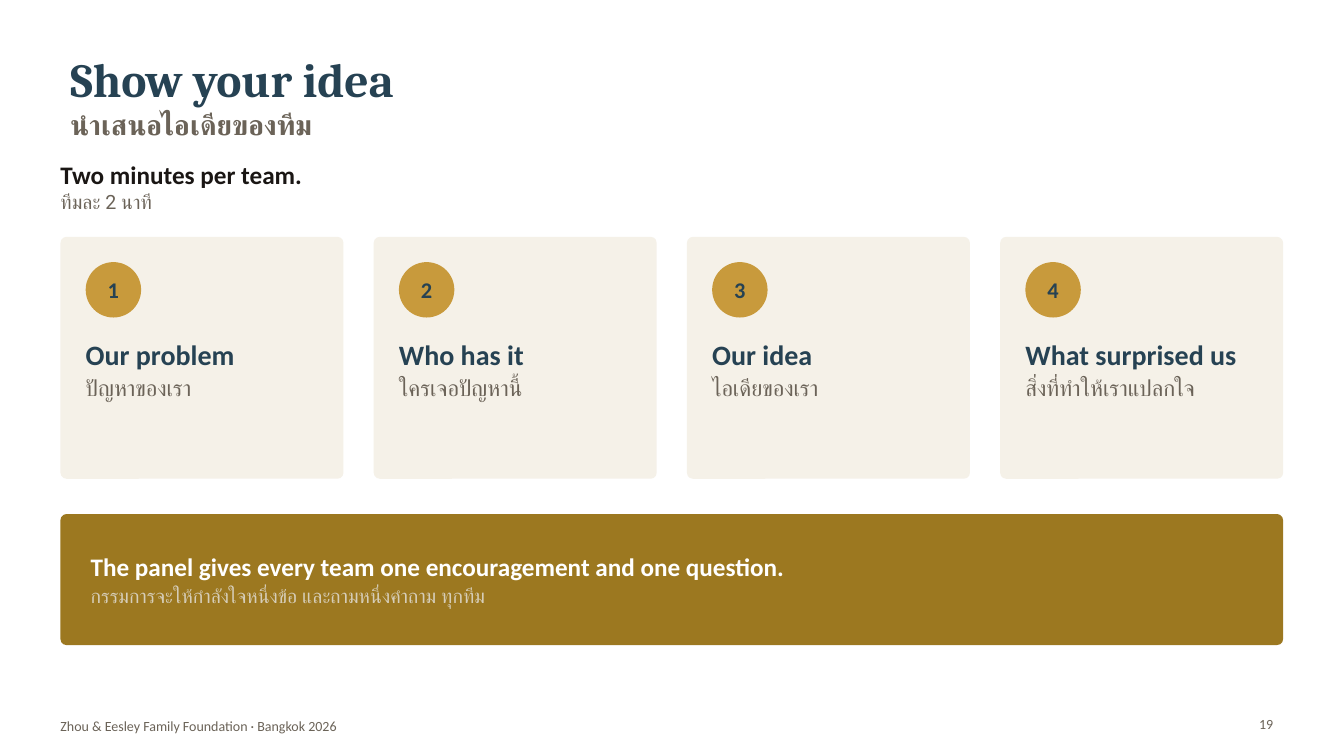
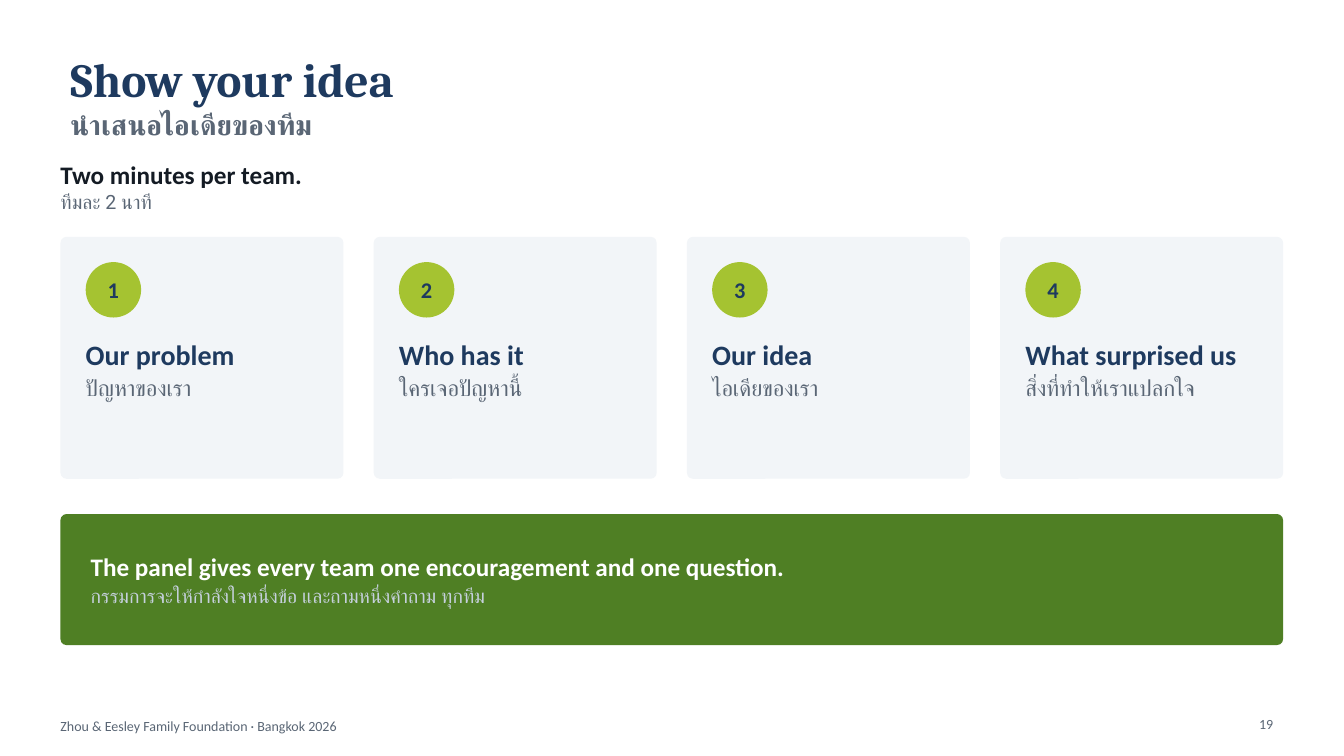
Before and after one commit to nnj24xbfp8-wq/projectkla, a slide deck: slide 19 of decks/Eesley_Schools_Dec14-15_bilingual.pptx. Drawn at 1344x756 pixels with LibreOffice and Linux fonts; fonts in the diff are those of the drawing; background and template pictures are left out. Boxes give left, top, right and bottom in pixels: in the first picture for what was removed or moved away, otherwise in the second. Text is boxed around its words. In the diff, an @@ line names an element or a change of style, - is before the commit and + after.

```diff
--- a/decks/Eesley_Schools_Dec14-15_bilingual.pptx
+++ b/decks/Eesley_Schools_Dec14-15_bilingual.pptx
@@ title "Show your idea" at [70, 64, 394, 136]: text colour #264253 to #1E3A5F in "Show your idea"; text colour #6B6358 to #5A6675 in "นำเสนอไอเดียของทีม" @@
@@ text "Two minutes per team." at [60, 166, 302, 209]: text colour #1A1614 to #141B24 in "Two minutes per team."; text colour #6B6358 to #5A6675 in "ทีมละ 2 นาที" @@
@@ fill #F5F1E8 to #F2F5F8 in 4 elements at [60, 237, 344, 479], [374, 237, 657, 479], [688, 237, 971, 479], [1000, 237, 1284, 479] @@
@@ text colour #264253 to #1E3A5F in 4 elements at [108, 283, 119, 298], [421, 283, 432, 298], [734, 283, 745, 298], [1047, 283, 1058, 298] @@
@@ fill #C89A3C to #A5C331 in 4 elements at [86, 262, 141, 318], [399, 262, 455, 318], [713, 262, 768, 318], [1025, 262, 1081, 318] @@
@@ text "Our problem" at [86, 345, 235, 402]: text colour #264253 to #1E3A5F in "Our problem"; text colour #6B6358 to #5A6675 in "ปัญหาของเรา" @@
@@ text "Who has it" at [399, 345, 524, 402]: text colour #264253 to #1E3A5F in "Who has it"; text colour #6B6358 to #5A6675 in "ใครเจอปัญหานี้" @@
@@ text "Our idea" at [712, 345, 818, 396]: text colour #264253 to #1E3A5F in "Our idea"; text colour #6B6358 to #5A6675 in "ไอเดียของเรา" @@
@@ text "What surprised us" at [1025, 345, 1236, 396]: text colour #264253 to #1E3A5F in "What surprised us"; text colour #6B6358 to #5A6675 in "สิ่งที่ทำให้เราแปลกใจ" @@
@@ rounded rectangle at [60, 514, 1284, 645]: fill #9C7820 to #4F7F24 @@
@@ text at [91, 588, 485, 609]: text colour #D6CDB8 to #C5D0DC in "กรรมการจะให้กำลังใจหนึ่งข้อ และถามหนึ่งคำถาม ทุกทีม" @@
@@ text "Zhou & Eesley Family Foundation ..." at [60, 721, 336, 734]: text colour #6B6358 to #5A6675 @@
@@ page number at [1259, 720, 1273, 729]: text colour #6B6358 to #5A6675 @@
```
Also in this commit, not shown: 22 other slides changed, 6 other files.
